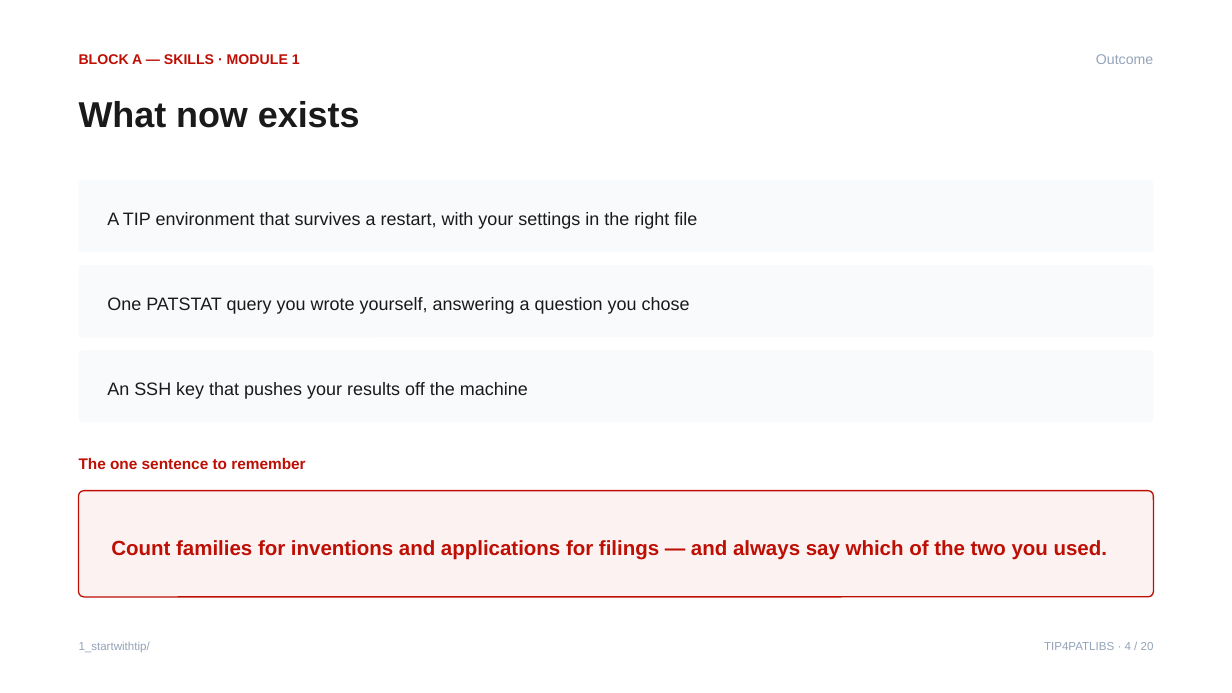
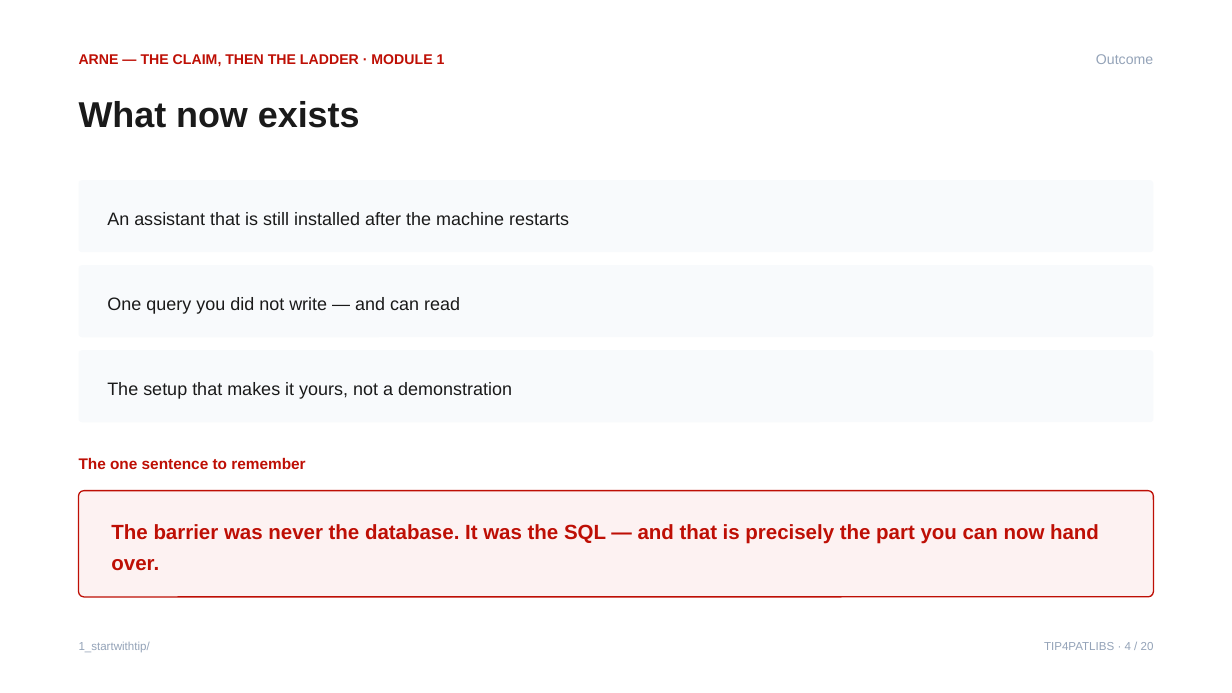
Before and after one commit to mtcberlin/epo-tip4patlibs, a slide deck: slide 4 of 9_documentation/course/TIP4PATLIBS_workshop.pptx. Drawn at 1232x693 pixels with LibreOffice and Linux fonts; fonts in the diff are those of the drawing. Boxes give left, top, right and bottom in pixels: in the first picture for what was removed or moved away, otherwise in the second. Text is boxed around its words. In the diff, an @@ line names an element or a change of style, - is before the commit and + after.

```diff
--- a/9_documentation/course/TIP4PATLIBS_workshop.pptx
+++ b/9_documentation/course/TIP4PATLIBS_workshop.pptx
@@ text at bbox=[79, 54, 445, 66]: text changed @@
-BLOCK A — SKILLS · MODULE 1
+ARNE — THE CLAIM, THEN THE LADDER · MODULE 1
@@ text in rounded rectangle at bbox=[107, 212, 569, 225]: text changed @@
-A TIP environment that survives a restart, with your settings in the right file
+An assistant that is still installed after the machine restarts
@@ text in rounded rectangle at bbox=[107, 297, 460, 314]: text changed @@
-One PATSTAT query you wrote yourself, answering a question you chose
+One query you did not write — and can read
@@ text in rounded rectangle at bbox=[107, 382, 512, 399]: text changed @@
-An SSH key that pushes your results off the machine
+The setup that makes it yours, not a demonstration
@@ text in rounded rectangle at bbox=[111, 524, 1099, 571]: text changed @@
-Count families for inventions and applications for filings — and always say which of the two you used.
+The barrier was never the database. It was the SQL — and that is precisely the part you can now hand over.
```
Also in this commit, not shown: 19 other slides changed, 2 other files.
